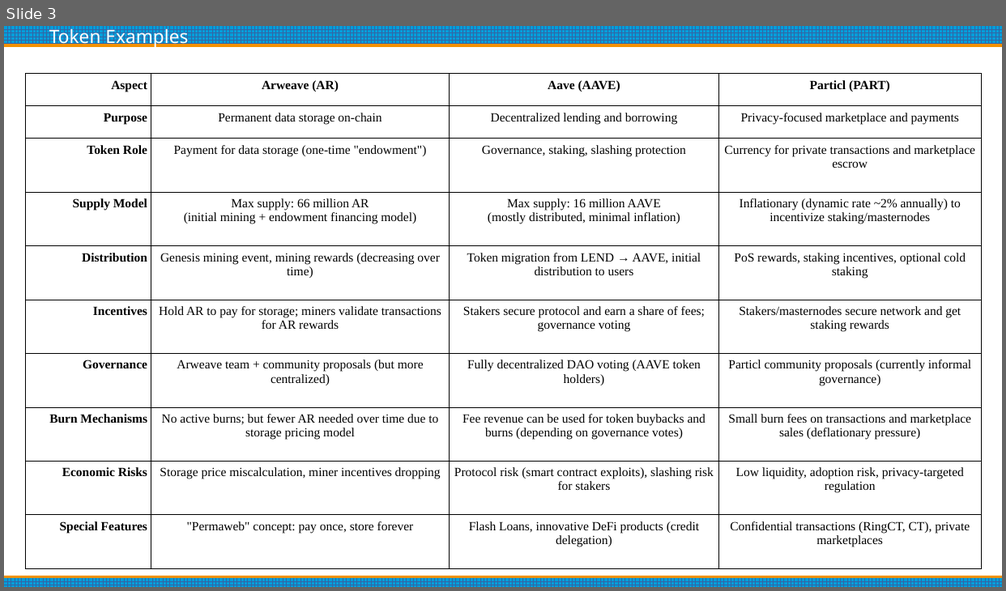
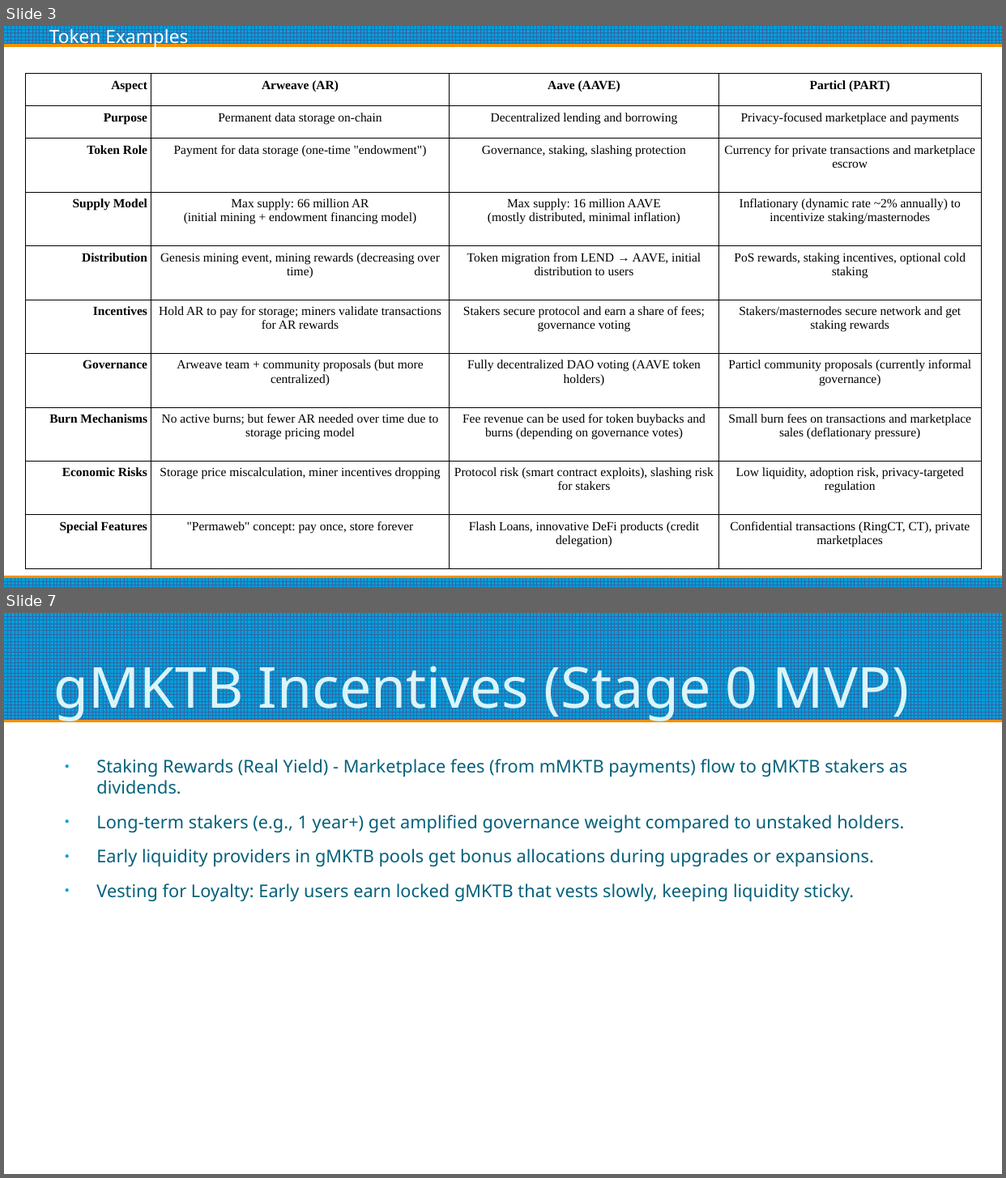
Before and after one commit to alaktrak/coinnect, a slide deck: presentation/Mrktblcks-Token-Presentation.odp. Shown one above the other, each under a label of ours: slide 3 before the commit, slides 3 and 7 after it; the slides between them are not shown. The pictures are 1006x591 and 1006x1178 pixels, drawn with LibreOffice and Linux fonts; fonts in the diff are those of the drawing. Boxes give left, top, right and bottom in pixels: in the first picture for what was removed or moved away, otherwise in the second. Text is boxed around its words. In the diff, an @@ line names an element or a change of style, - is before the commit and + after.

```diff
--- a/presentation/Mrktblcks-Token-Presentation.odp
+++ b/presentation/Mrktblcks-Token-Presentation.odp
@@ slide 7 added at <box>4,613,1002,1174</box>, background #FFFFFF @@
@@ rectangle added at <box>4,613,1002,720</box>, fill pattern #3465A4 on #009EDA @@
@@ title added at <box>54,655,909,722</box>, 45 pt, text #DBF5F9 @@
+gMKTB Incentives (Stage 0 MVP)
@@ text added at <box>96,759,908,902</box>, 14 pt, text #04617B @@
+● Staking Rewards (Real Yield) - Marketplace fees (from mMKTB payments) flow to gMKTB stakers as dividends.
+● Long-term stakers (e.g., 1 year+) get amplified governance weight compared to unstaked holders.
+● Early liquidity providers in gMKTB pools get bonus allocations during upgrades or expansions.
+● Vesting for Loyalty: Early users earn locked gMKTB that vests slowly, keeping liquidity sticky.
```
Also in this commit, not shown: 3 slides changed, 3 other slides added, 6 other files.
